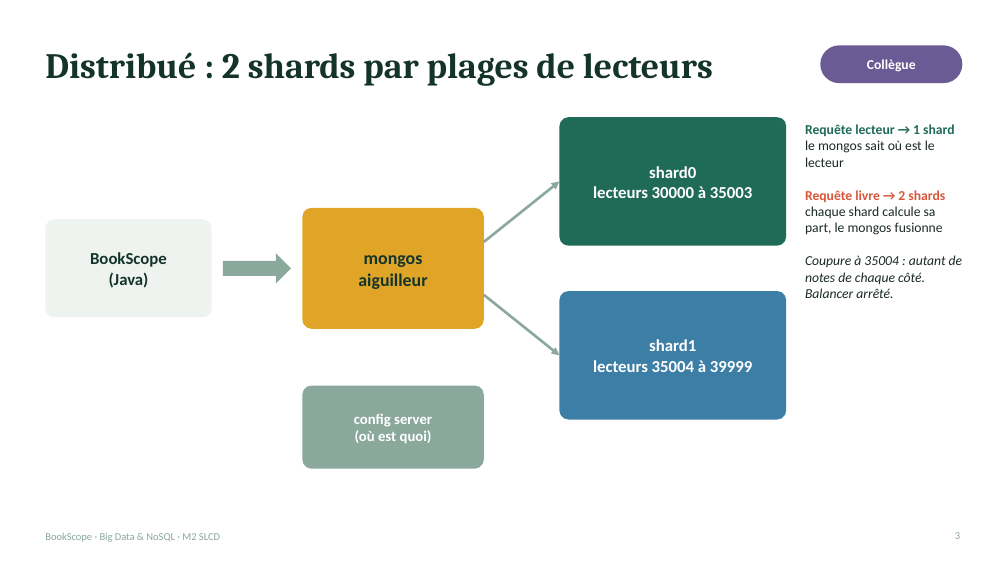
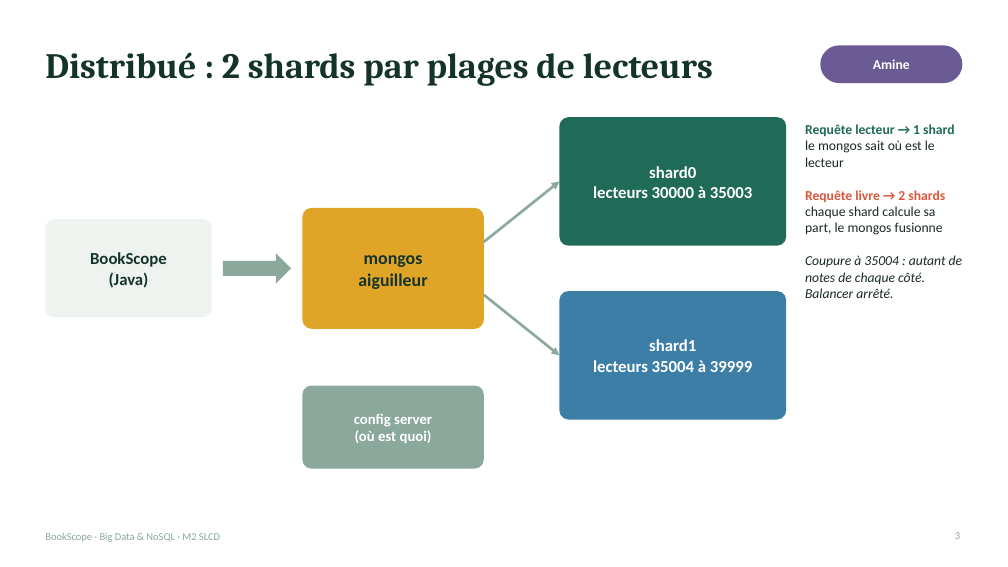
Before and after one commit to AbdelhamidOuazzou/bookscope, a slide deck: slide 3 of docs/BookScope_soutenance.pptx. Drawn at 1008x567 pixels with LibreOffice and Linux fonts; fonts in the diff are those of the drawing. Boxes give left, top, right and bottom in pixels: in the first picture for what was removed or moved away, otherwise in the second. Text is boxed around its words. In the diff, an @@ line names an element or a change of style, - is before the commit and + after.

Commit message:
Présentation : résultats E1 et E2 d'Amine

```diff
--- a/docs/BookScope_soutenance.pptx
+++ b/docs/BookScope_soutenance.pptx
@@ text at [873, 59, 910, 69]: text changed @@
-Collègue
+Amine
```
Also in this commit, not shown: 3 other slides changed.
